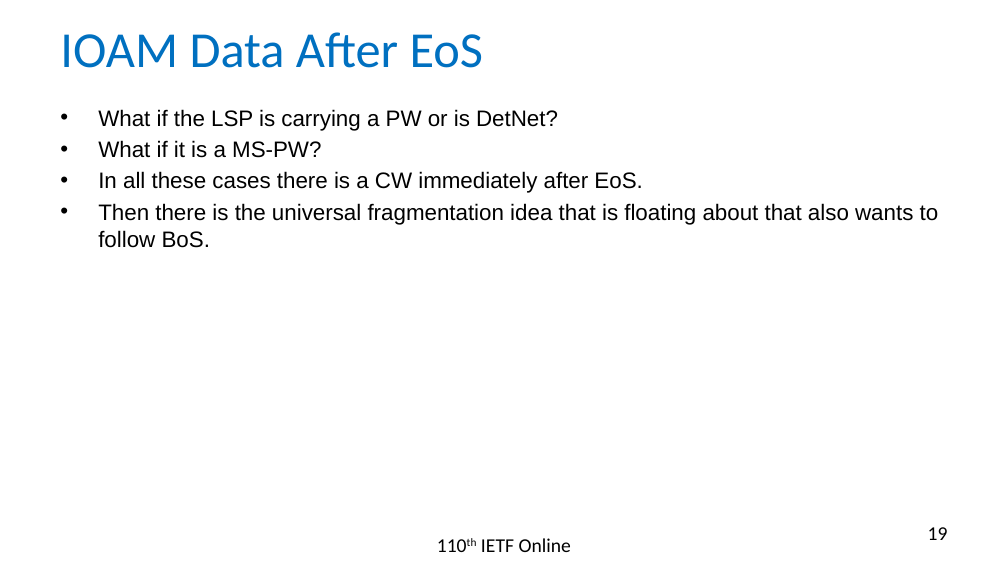
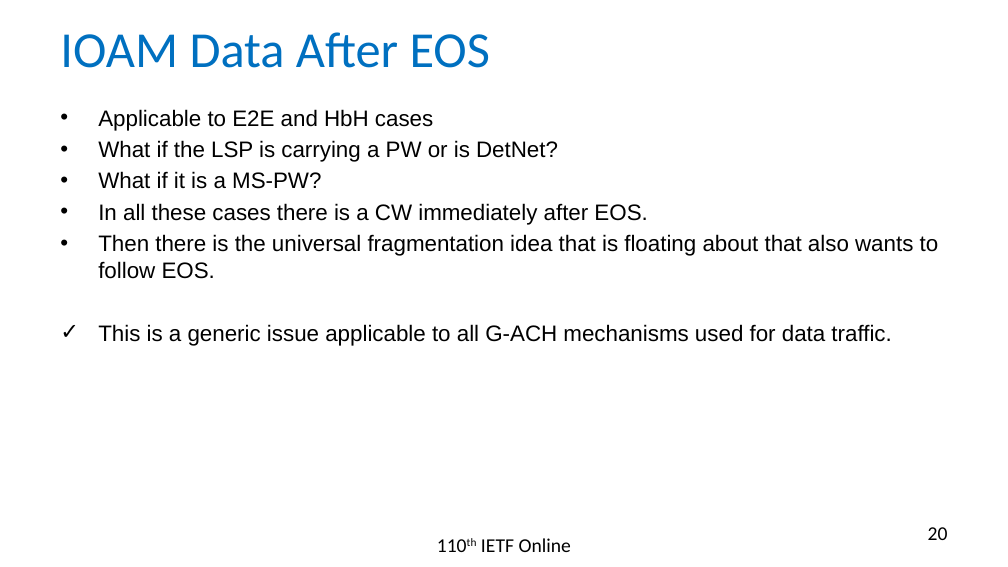
Before and after one commit to rakgandhi/ietf-slides, a slide deck: slide 20 of draft-gandhi-mpls-ioam-sr-05.pptx (slide 19 before the commit). Drawn at 1008x567 pixels with LibreOffice and Linux fonts; fonts in the diff are those of the drawing. Boxes give left, top, right and bottom in pixels: in the first picture for what was removed or moved away, otherwise in the second. Text is boxed around its words. In the diff, an @@ line names an element or a change of style, - is before the commit and + after.

```diff
--- a/draft-gandhi-mpls-ioam-sr-05.pptx
+++ b/draft-gandhi-mpls-ioam-sr-05.pptx
@@ title at (x1=60, y1=32, x2=490, y2=68): text changed @@
-IOAM Data After EoS
+IOAM Data After EOS
@@ text at (x1=98, y1=109, x2=433, y2=131): paragraph added @@
+• Applicable to E2E and HbH cases
@@ text at (x1=98, y1=203, x2=939, y2=346): text changed @@
-• In all these cases there is a CW immediately after EoS.
-• Then there is the universal fragmentation idea that is floating about that also wants to follow BoS.
+• In all these cases there is a CW immediately after EOS.
+• Then there is the universal fragmentation idea that is floating about that also wants to follow EOS.
+✓ This is a generic issue applicable to all G-ACH mechanisms used for data traffic.
@@ page number at (x1=928, y1=527, x2=948, y2=540): text changed @@
-19
+20
```
Also in this commit, not shown: 7 other slides changed, 1 other file.
